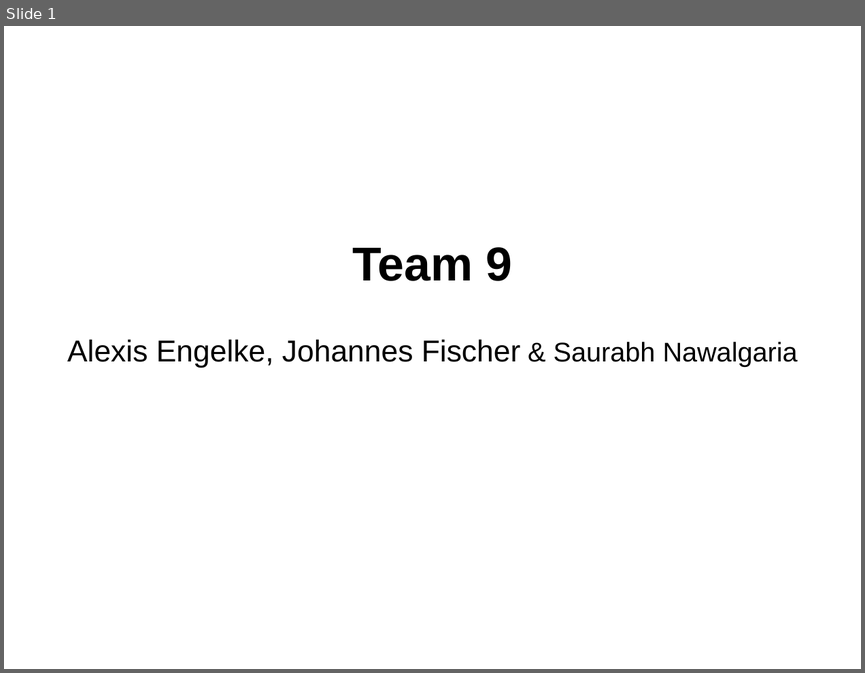
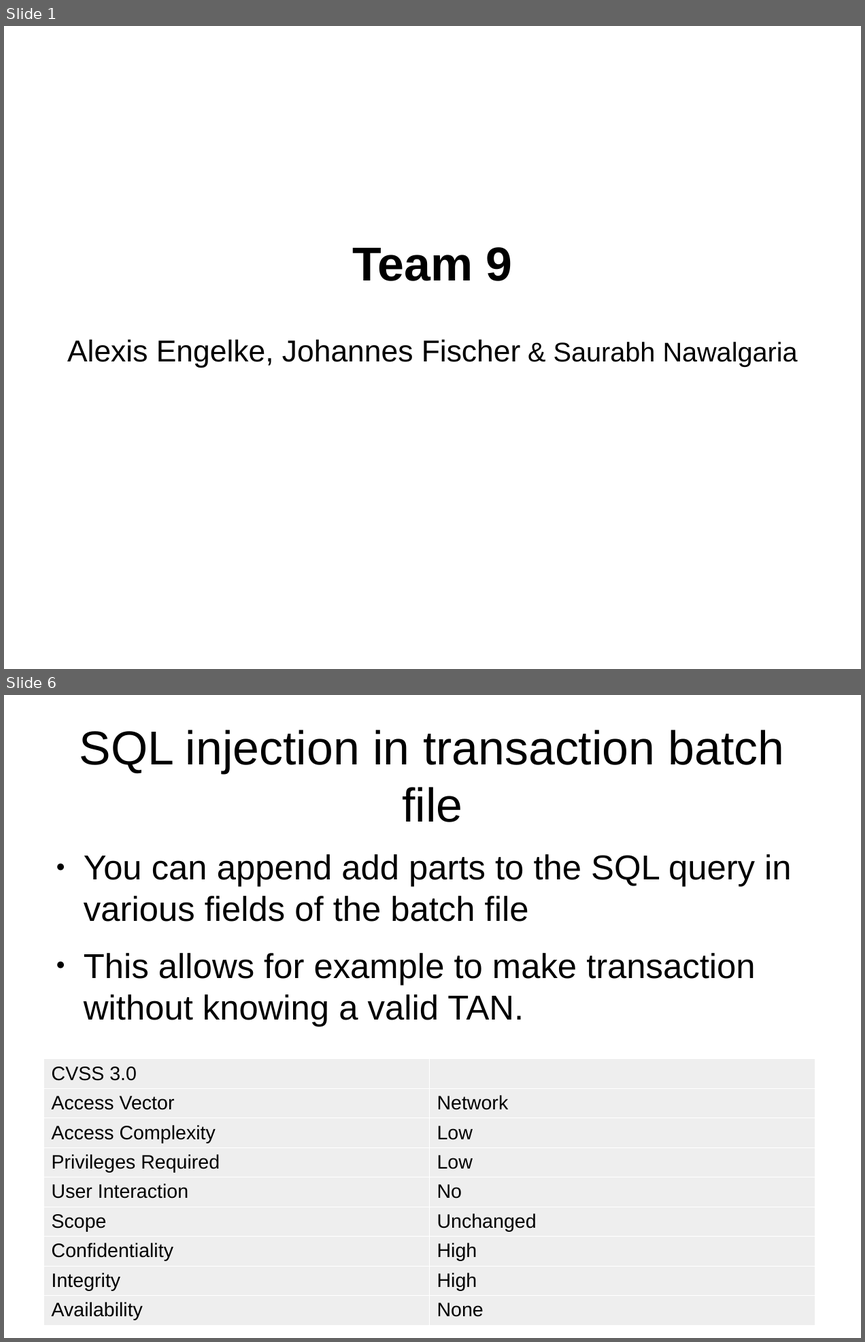
Before and after one commit to snawalgaria/SecureCoding, a slide deck: phase2/presentation.odp. Shown one above the other, each under a label of ours: slide 1 before the commit, slides 1 and 6 after it; the slides between them are not shown. The pictures are 865x673 and 865x1342 pixels, drawn with LibreOffice and Linux fonts; fonts in the diff are those of the drawing. Boxes give left, top, right and bottom in pixels: in the first picture for what was removed or moved away, otherwise in the second. Text is boxed around its words. In the diff, an @@ line names an element or a change of style, - is before the commit and + after.

```diff
--- a/phase2/presentation.odp
+++ b/phase2/presentation.odp
@@ slide 6 added at bbox=[4, 695, 861, 1338], background #FFFFFF @@
@@ title added at bbox=[79, 730, 785, 822], 44 pt, text #000000 @@
+SQL injection in transaction batch file
@@ text added at bbox=[84, 854, 791, 1026], 32 pt, text #000000 @@
+● You can append add parts to the SQL query in various fields of the batch file
+● This allows for example to make transaction without knowing a valid TAN.
@@ table added at bbox=[43, 1059, 815, 1326], 9 rows, 2 columns @@
+CVSS 3.0 | 
+Access Vector | Network
+Access Complexity | Low
+Privileges Required | Low
+User Interaction | No
+Scope | Unchanged
+Confidentiality | High
+Integrity | High
+Availability | None
```
Also in this commit, not shown: 3 slides changed, 1 other slide added.
